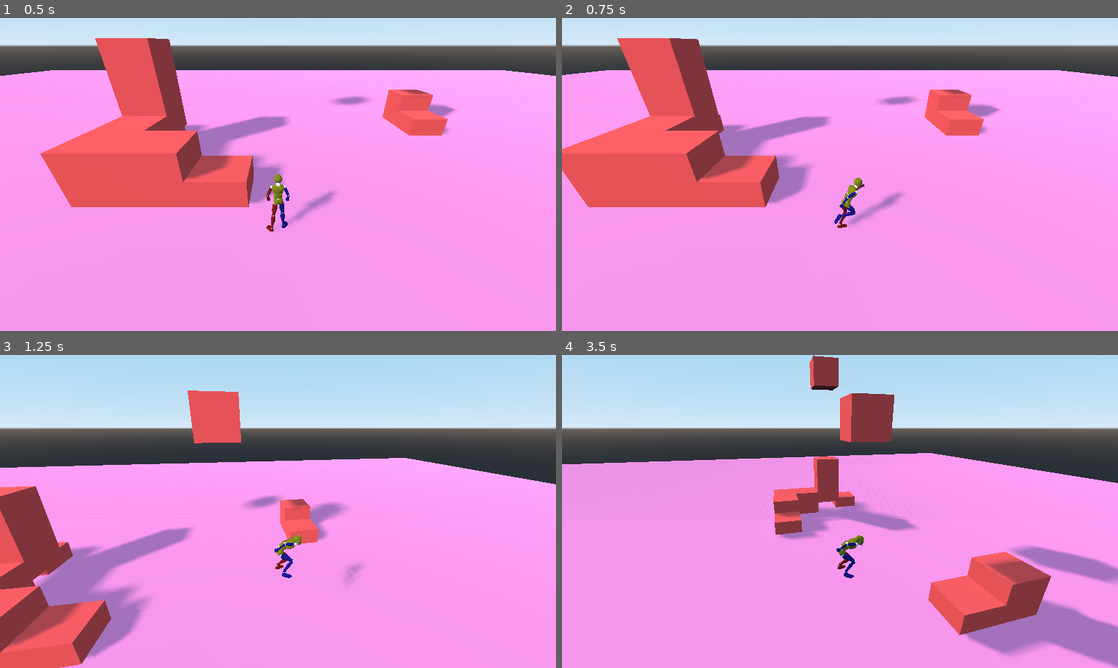
Above: before the commit, frames 1-4 (two rows, left to right).
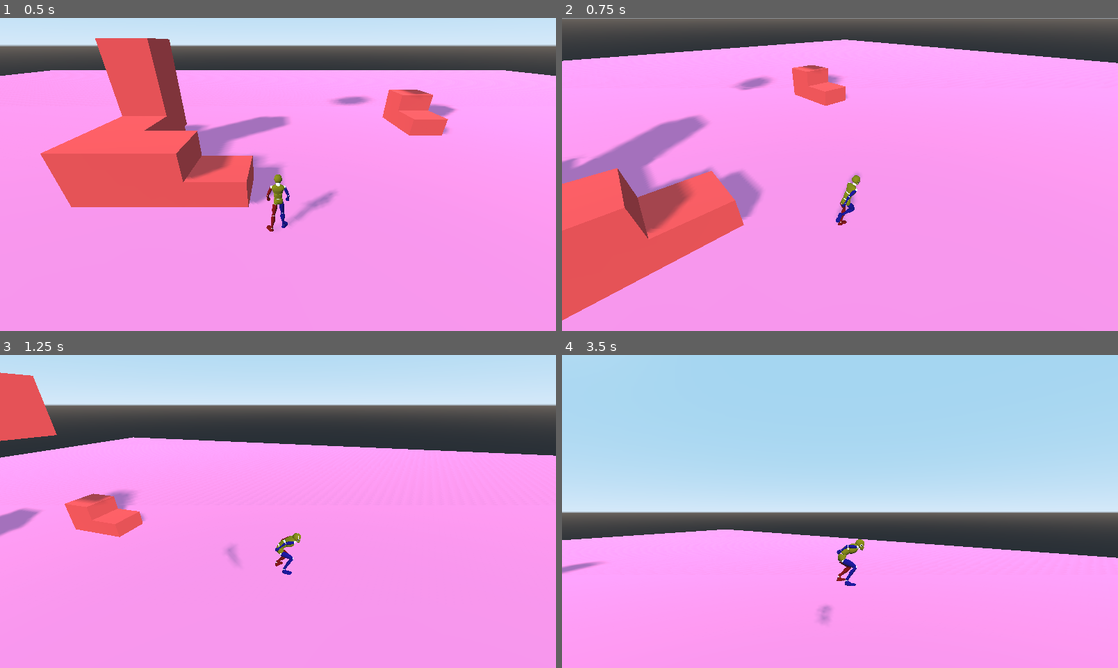
Above: after the commit, the same moments.

Repository: gdquest-demos/godot-3d-mannequin
Game: Godot game, scene res://Game.tscn
The game is run twice, just before and just after one commit, with the same random seed, the same clock (stepped at 60 frames per second) and the same inputs.
Inputs (mouse positions are in pixels of both pictures, inside the frame that each line leads up to):
- Up to frame 1 (0.5 s): no input
- Up to frame 2 (0.75 s): tap Enter at 0.5 s; move the mouse to (962, 158) at 0.52 s; hold D (move_right) from 0.53 s (still down); hold E (action) from 0.53 s (still down)
- Up to frame 3 (1.25 s): keep holding D (move_right); keep holding E (action); tap Space (jump) at 0.77 s; tap Down (look_down) at 0.8 s
- Up to frame 4 (3.5 s): move the mouse to (728, 527) at 1.27 s; release D (move_right) at 1.28 s; release E (action) at 1.28 s; hold S (move_back) 1.28-2.03 s; tap Down (look_down) at 1.35 s; tap Space (jump) at 1.52, 3.02 s; tap Left (look_left) at 1.55 s; move the mouse to (895, 442) at 2.02 s; hold Left (look_left) 2.03-2.78 s; hold D (move_right) from 2.03 s (still down); tap Right (look_right) at 2.3, 2.85 s; move the mouse to (812, 574) at 2.77 s; tap Up (look_up) at 3.05 s

Frame 1 is identical in both runs. In frame 2, 38% of the frame differs, in the area x 0-100%, y 0-97%; in frame 3, 32%; in frame 4, 54%, in the area x 0-100%, y 0-100%.
Error before the commit: Trying to assign value of type 'StateMachine.gd' to a variable of type 'State.gd'. (res://src/Player/Camera/Camera.gd:18)
Error after the commit: Trying to assign value of type 'Node' to a variable of type 'Spatial'. (res://src/Player/MoveStates/Zip.gd:4)

Commit message:
Mouse input * Added mouse input * Added relative mouse input * Added debug toggles for mouse capture and y inversion (flips runtime y inversion for all camera states) * Removed CameraAnchor script * Removed _camera variable from camera states * Removed auto rotation delay * Refactored camera input handling

Diff:
--- a/project.godot
+++ b/project.godot
@@ -115,6 +115,16 @@
 , Object(InputEventMouseButton,"resource_local_to_scene":false,"resource_name":"","device":0,"alt":false,"shift":false, …(202 unchanged characters)…
  ]
 }
+mousegrab_toggle={
+"deadzone": 0.5,
+"events": [ Object(InputEventKey,"resource_local_to_scene":false,"resource_name":"","device":0,"alt":false,"shift":false,"control":true,"meta":false,"command":true,"pressed":false,"scancode":71,"unicode":0,"echo":false,"script":null)
+ ]
+}
+y_inversion_toggle={
+"deadzone": 0.5,
+"events": [ Object(InputEventKey,"resource_local_to_scene":false,"resource_name":"","device":0,"alt":false,"shift":false,"control":true,"meta":false,"command":true,"pressed":false,"scancode":89,"unicode":0,"echo":false,"script":null)
+ ]
+}
 
 [rendering]
 
--- a/src/Player/Camera/Camera.gd
+++ /dev/null
@@ -1,115 +0,0 @@
-extends State
-
-onready var anchor: Spatial = get_parent().get_parent()
-
-export var default_fov: = 70.0
-export var rotation_speed: = Vector2(2.5, 2.5)
-export var is_y_inverted: = true
-export var backwards_deadzone := 0.3
-
-var current_fov: float = default_fov
-var offset: = Vector3(0, 0, 0)
-var _is_aiming = false
-var _current_y_inversion = is_y_inverted
-var _is_auto_rotating: = false setget _set_is_auto_rotating
-
-func physics_process(delta: float) -> void:
-	var current_position = anchor.global_transform
-	current_position.origin = owner.global_transform.origin + anchor.initial_anchor_position
-	anchor.global_transform = current_position
-	var input_direction: = get_input_direction()
-	var move_direction: = get_move_direction()
-
-	#TODO: switch to using rotational offset between camera and player to determine auto rotation behaviour
-	#var camera_relative_rotation = fmod(owner.rotation.y - anchor.rotation.y, PI)
-	#var is_moving_towards_camera: = abs(camera_relative_rotation) > PI - backwards_deadzone
-
-	var is_moving_towards_camera: = move_direction.x >= -backwards_deadzone and move_direction.x <= backwards_deadzone
-	if input_direction.length() > 0:
-		self._is_auto_rotating = false
-		if input_direction.x != 0:
-			anchor.rotation.y -= input_direction.x * rotation_speed.x * delta
-		if input_direction.y != 0:
-			var angle: = input_direction.y * rotation_speed.y * delta
-			anchor.rotation.x += angle if _current_y_inversion else angle * -1.0
-			anchor.rotation.x = clamp(anchor.rotation.x, -0.75, 1.25)
-			anchor.rotation.z = 0
-	elif not is_moving_towards_camera && !_is_aiming:
-		# TODO: Automatically reset camera vertical rotation over time
-		auto_rotate(move_direction)
-	else:
-		self._is_auto_rotating = false
-
-	# Make sure we don't end up winding
-	if anchor.rotation.y > PI:
-		anchor.rotation.y -= 2 * PI
-	elif anchor.rotation.y < -PI:
-		anchor.rotation.y += 2 * PI
-
-	if anchor.camera.fov != current_fov:
-		anchor.camera.fov = lerp(anchor.camera.fov, current_fov, 0.05)
-
-	# If there is a body between the camera and the player, move the camera closer
-	anchor.occlusion_ray.force_raycast_update()
-	if anchor.occlusion_ray.is_colliding():
-		var global_offset = anchor.camera.global_transform
-		if global_offset.origin != anchor.occlusion_ray.get_collision_point() + offset:
-			global_offset.origin = anchor.occlusion_ray.get_collision_point() + offset
-			anchor.camera.global_transform = global_offset
-	elif anchor.camera.translation != anchor.initial_position + offset:
-		anchor.camera.translation = lerp(anchor.camera.translation, anchor.initial_position + offset, 0.05)
-
-
-func enter(msg: Dictionary = {}) ->void:
-	current_fov = msg["fov"] if "fov" in msg else default_fov
-	offset = msg["offset"] if "offset" in msg else Vector3(0, 0, 0)
-	_is_aiming = msg["aiming"] if "aiming" in msg else false
-	_current_y_inversion = msg["y_inversion"] if "y_inversion" in msg else is_y_inverted
-
-
-func update_hook_target() -> void:
-	anchor.hook_ray.force_raycast_update()
-	if anchor.hook_ray.is_colliding():
-		var global_offset = anchor.hook_target.global_transform
-		if global_offset.origin != anchor.hook_ray.get_collision_point():
-			global_offset.origin = anchor.hook_ray.get_collision_point()
-			anchor.hook_target.global_transform = global_offset
-			anchor.hook_target.look_at(anchor.hook_ray.get_collision_point() - anchor.hook_ray.get_collision_normal(), global_offset.basis.y.normalized())
-		if !anchor.hook_target.visible:
-			anchor.hook_target.visible = true
-	else:
-		anchor.hook_target.visible = false
-
-
-func auto_rotate(move_direction: Vector3) -> void:
-	if not _is_auto_rotating:
-		self._is_auto_rotating = true
-	elif anchor.rotate_delay.is_stopped():
-		var offset: float = owner.rotation.y - anchor.rotation.y
-		var target_angle: float = (
-			owner.rotation.y - 2 * PI if offset > PI
-			else owner.rotation.y + 2 * PI if offset < -PI
-			else owner.rotation.y
-		)
-		anchor.rotation.y = lerp(anchor.rotation.y, target_angle, 0.015)
-
-
-static func get_input_direction() -> Vector2:
-	return Vector2(
-			Input.get_action_strength("look_right") - Input.get_action_strength("look_left"),
-			Input.get_action_strength("look_down") - Input.get_action_strength("look_up")
-		).normalized()
-
-static func get_move_direction() -> Vector3:
-	return Vector3(
-			Input.get_action_strength("move_right") - Input.get_action_strength("move_left"),
-			0,
-			Input.get_action_strength("move_back") - Input.get_action_strength("move_front")
-		)
-
-func _set_is_auto_rotating(value: bool) -> void:
-	_is_auto_rotating = value
-	if _is_auto_rotating:
-		anchor.rotate_delay.start()
-	else:
-		anchor.rotate_delay.stop()
--- a/src/Player/Camera/CameraAnchor.gd
+++ /dev/null
@@ -1,16 +0,0 @@
-extends Spatial
-
-
-onready var camera: Camera = $Camera
-onready var initial_position: = camera.translation
-onready var initial_anchor_position: = translation
-
-onready var rotate_delay: Timer = $RotateDelay
-onready var occlusion_ray: RayCast = $OcclusionRay
-onready var hook_ray: RayCast = $HookRay
-onready var hook_target: Sprite3D = $HookTarget
-
-
-func _ready() -> void:
-	set_as_toplevel(true)
-	occlusion_ray.set_cast_to(initial_position)
--- a/src/Player/Camera/AimFP.gd
+++ b/src/Player/CameraStates/AimFP.gd
@@ -1,7 +1,5 @@
 extends State
 
-
-onready var _camera: Spatial = owner.get_node("CameraAnchor")
 
 export var rotation_speed: = Vector2(1.0, 1.0)
 export var is_y_inverted: = true
@@ -11,7 +9,9 @@
 		_state_machine.transition_to("Camera/Default")
 	elif event.is_action_pressed("action"):
 		_state_machine.transition_to("Camera/Default")
-		owner.get_node("StateMachine").transition_to("Move/Zip", { zip_target = _camera.hook_ray.get_collision_point() if _camera.hook_ray.is_colliding() else owner.get_global_transform().origin })
+		owner.get_node("StateMachine").transition_to("Move/Zip", { zip_target = _parent.hook_ray.get_collision_point() if _parent.hook_ray.is_colliding() else owner.get_global_transform().origin })
+	else:
+		_parent.unhandled_input(event)
 
 
 func physics_process(delta: float) -> void:
@@ -19,13 +19,13 @@
 	_parent.update_hook_target()
 
 func enter(msg: Dictionary = {}) -> void:
-	msg["offset"] = - _parent.anchor.initial_position - Vector3(0.0, 0, 0.5)
+	msg["offset"] = - _parent.initial_position - Vector3(0.0, 0, 0.5)
 	msg["aiming"] = true
 	msg["y_invert"] = is_y_inverted
-	_parent.anchor.occlusion_ray.set_cast_to(Vector3(0, 0, 0))
+	_parent.occlusion_ray.set_cast_to(Vector3(0, 0, 0))
 	_parent.enter(msg)
 
 func exit() -> void:
-	_camera.hook_target.visible = false
-	_parent.anchor.occlusion_ray.set_cast_to(_parent.anchor.initial_position)
+	_parent.hook_target.visible = false
+	_parent.occlusion_ray.set_cast_to(_parent.initial_position)
 	_parent.exit()
--- a/src/Player/Camera/AimTP.gd
+++ b/src/Player/CameraStates/AimTP.gd
@@ -1,7 +1,5 @@
 extends State
 
-
-onready var _camera: Spatial = owner.get_node("CameraAnchor")
 
 export var fov: = 40.0
 export var rotation_speed: = Vector2(1.0, 1.0)
@@ -15,7 +13,9 @@
 		_state_machine.transition_to("Camera/Default")
 	elif event.is_action_pressed("action"):
 		_state_machine.transition_to("Camera/Default")
-		owner.get_node("StateMachine").transition_to("Move/Zip", { zip_target = _camera.hook_ray.get_collision_point() if _camera.hook_ray.is_colliding() else owner.get_global_transform().origin })
+		owner.get_node("StateMachine").transition_to("Move/Zip", { zip_target = _parent.hook_ray.get_collision_point() if _parent.hook_ray.is_colliding() else owner.get_global_transform().origin })
+	else:
+		_parent.unhandled_input(event)
 
 
 func physics_process(delta: float) -> void:
@@ -32,5 +32,5 @@
 	_parent.enter(msg)
 
 func exit() -> void:
-	_camera.hook_target.visible = false
+	_parent.hook_target.visible = false
 	_parent.exit()
--- /dev/null
+++ b/src/Player/CameraStates/Camera.gd
@@ -0,0 +1,144 @@
+extends State
+
+
+onready var anchor: Spatial = get_parent().get_parent()
+
+
+onready var camera: Camera = anchor.get_node("Camera")
+onready var initial_position: = camera.translation
+onready var initial_anchor_position: = anchor.translation
+
+onready var occlusion_ray: RayCast = anchor.get_node("OcclusionRay")
+onready var hook_ray: RayCast = anchor.get_node("HookRay")
+onready var hook_target: Sprite3D = anchor.get_node("HookTarget")
+
+export var default_fov: = 70.0
+export var is_y_inverted: = true
+export var backwards_deadzone := 0.3
+export var gamepad_sensivity: = Vector2(2.5, 2.5)
+export var mouse_sensitivity := Vector2(0.1, 0.1)
+
+var _relative_input: = Vector2(0, 0)
+var _current_fov: float = default_fov
+var _offset: = Vector3(0, 0, 0)
+var _is_aiming: = false
+var _current_y_inversion: = is_y_inverted
+
+
+func _ready():
+	anchor.set_as_toplevel(true)
+	occlusion_ray.set_cast_to(initial_position)
+	Input.set_mouse_mode(Input.MOUSE_MODE_CAPTURED)
+
+
+func physics_process(delta: float) -> void:
+	var current_position = anchor.global_transform
+	current_position.origin = owner.global_transform.origin + initial_anchor_position
+	anchor.global_transform = current_position
+	var absolute_input: = get_input_direction()
+	var move_direction: = get_move_direction()
+
+	if _relative_input.length() > 0:
+		process_camera_input(_relative_input * mouse_sensitivity * delta)
+		_relative_input = Vector2(0, 0)
+	if absolute_input.length() > 0:
+		process_camera_input(absolute_input * gamepad_sensivity * delta)
+
+	#TODO: switch to using rotational offset between camera and player to determine auto rotation behaviour, and don't rotate while character is turning to face input direction
+	#var camera_relative_rotation = fmod(owner.rotation.y - anchor.rotation.y, PI)
+	#var is_moving_towards_camera: = abs(camera_relative_rotation) > PI - backwards_deadzone
+
+	var is_moving_towards_camera: = move_direction.x >= -backwards_deadzone and move_direction.x <= backwards_deadzone
+	if !is_moving_towards_camera && !_is_aiming:
+		auto_rotate(move_direction)
+
+	# Make sure we don't end up winding
+	if anchor.rotation.y > PI:
+		anchor.rotation.y -= 2 * PI
+	elif anchor.rotation.y < -PI:
+		anchor.rotation.y += 2 * PI
+
+	if camera.fov != _current_fov:
+		camera.fov = lerp(camera.fov, _current_fov, 0.05)
+
+	# If there is a body between the camera and the player, move the camera closer
+	occlusion_ray.force_raycast_update()
+	if occlusion_ray.is_colliding():
+		var global_offset = camera.global_transform
+		if global_offset.origin != occlusion_ray.get_collision_point() + _offset:
+			global_offset.origin = occlusion_ray.get_collision_point() + _offset
+			camera.global_transform = global_offset
+	elif camera.translation != initial_position + _offset:
+		camera.translation = lerp(camera.translation, initial_position + _offset, 0.05)
+
+
+func enter(msg: Dictionary = {}) ->void:
+	_current_fov = msg["fov"] if "fov" in msg else default_fov
+	_offset = msg["offset"] if "offset" in msg else Vector3(0, 0, 0)
+	_is_aiming = msg["aiming"] if "aiming" in msg else false
+	_current_y_inversion = msg["y_inversion"] if "y_inversion" in msg else is_y_inverted
+
+
+func update_hook_target() -> void:
+	hook_ray.force_raycast_update()
+	if hook_ray.is_colliding():
+		var global_offset = hook_target.global_transform
+		if global_offset.origin != hook_ray.get_collision_point():
+			global_offset.origin = hook_ray.get_collision_point()
+			hook_target.global_transform = global_offset
+			hook_target.look_at(hook_ray.get_collision_point() - hook_ray.get_collision_normal(), global_offset.basis.y.normalized())
+		if !hook_target.visible:
+			hook_target.visible = true
+	else:
+		hook_target.visible = false
+
+
+func auto_rotate(move_direction: Vector3) -> void:
+	var offset: float = owner.rotation.y - anchor.rotation.y
+	var target_angle: float = (
+		owner.rotation.y - 2 * PI if offset > PI
+		else owner.rotation.y + 2 * PI if offset < -PI
+		else owner.rotation.y
+	)
+	anchor.rotation.y = lerp(anchor.rotation.y, target_angle, 0.015)
+
+
+func unhandled_input(event: InputEvent) -> void:
+	if event.is_action_pressed("mousegrab_toggle"):
+		if Input.get_mouse_mode() == Input.MOUSE_MODE_CAPTURED:
+			Input.set_mouse_mode(Input.MOUSE_MODE_VISIBLE)
+		else:
+			Input.set_mouse_mode(Input.MOUSE_MODE_CAPTURED)
+	elif event.is_action_pressed("y_inversion_toggle"):
+		is_y_inverted = !is_y_inverted
+		_current_y_inversion = !_current_y_inversion
+		$Aim_FP.is_y_inverted = !$Aim_FP.is_y_inverted
+		$Aim_TP.is_y_inverted = !$Aim_TP.is_y_inverted
+	elif event is InputEventMouseMotion:
+		if Input.get_mouse_mode() == Input.MOUSE_MODE_CAPTURED:
+			_relative_input += event.get_relative()
+
+
+func process_camera_input(input: Vector2) -> void:
+	if input.x != 0:
+		anchor.rotation.y -= input.x
+	if input.y != 0:
+		var angle: = input.y
+		anchor.rotation.x -= angle * -1.0 if _current_y_inversion else angle
+		anchor.rotation.x = clamp(anchor.rotation.x, -0.75, 1.25)
+		anchor.rotation.z = 0
+
+
+static func get_input_direction() -> Vector2:
+	return Vector2(
+			Input.get_action_strength("look_right") - Input.get_action_strength("look_left"),
+			Input.get_action_strength("look_down") - Input.get_action_strength("look_up")
+		).normalized()
+
+
+static func get_move_direction() -> Vector3:
+	return Vector3(
+			Input.get_action_strength("move_right") - Input.get_action_strength("move_left"),
+			0,
+			Input.get_action_strength("move_back") - Input.get_action_strength("move_front")
+		)
--- a/src/Player/Camera/CameraDefault.gd
+++ b/src/Player/CameraStates/CameraDefault.gd
@@ -3,6 +3,8 @@
 func unhandled_input(event: InputEvent) -> void:
 	if event.is_action_pressed("aim_toggle"):
 		_state_machine.transition_to("Camera/Aim_TP")
+	else:
+		_parent.unhandled_input(event)
 
 func physics_process(delta: float) -> void:
 	_parent.physics_process(delta)
--- a/src/Player/States/Zip.gd
+++ b/src/Player/MoveStates/Zip.gd
@@ -1,7 +1,7 @@
 extends State
 
 
-onready var _camera: Spatial = owner.get_node("CameraAnchor")
+onready var _camera: Spatial = owner.get_node("CameraAnchor/StateMachine/Camera")
 
 var zip_speed:= 10.0
 var zip_target: Vector3 = Vector3(0, 0, 0)
--- a/src/Player/Player.tscn
+++ b/src/Player/Player.tscn
@@ -1,20 +1,19 @@
-[gd_scene load_steps=17 format=2]
+[gd_scene load_steps=16 format=2]
 
 [ext_resource path="res://src/Player/Player.gd" type="Script" id=1]
-[ext_resource path="res://src/Player/Camera/CameraAnchor.gd" type="Script" id=2]
-[ext_resource path="res://assets/2d/reticle.png" type="Texture" id=3]
-[ext_resource path="res://src/Main/StateMachine/StateMachine.gd" type="Script" id=4]
-[ext_resource path="res://src/Player/Camera/Camera.gd" type="Script" id=5]
-[ext_resource path="res://src/Player/Camera/CameraDefault.gd" type="Script" id=6]
-[ext_resource path="res://src/Player/Camera/AimFP.gd" type="Script" id=7]
-[ext_resource path="res://src/Player/Camera/AimTP.gd" type="Script" id=8]
-[ext_resource path="res://src/Player/PlayerMesh.tscn" type="PackedScene" id=9]
-[ext_resource path="res://src/Player/States/Move.gd" type="Script" id=10]
-[ext_resource path="res://src/Player/States/Idle.gd" type="Script" id=11]
-[ext_resource path="res://src/Player/States/Air.gd" type="Script" id=12]
-[ext_resource path="res://src/Player/States/Run.gd" type="Script" id=13]
-[ext_resource path="res://src/Player/States/Zip.gd" type="Script" id=14]
-[ext_resource path="res://src/Player/States/Hang.gd" type="Script" id=15]
+[ext_resource path="res://assets/2d/reticle.png" type="Texture" id=2]
+[ext_resource path="res://src/Main/StateMachine/StateMachine.gd" type="Script" id=3]
+[ext_resource path="res://src/Player/CameraStates/Camera.gd" type="Script" id=4]
+[ext_resource path="res://src/Player/CameraStates/CameraDefault.gd" type="Script" id=5]
+[ext_resource path="res://src/Player/CameraStates/AimFP.gd" type="Script" id=6]
+[ext_resource path="res://src/Player/CameraStates/AimTP.gd" type="Script" id=7]
+[ext_resource path="res://src/Player/PlayerMesh.tscn" type="PackedScene" id=8]
+[ext_resource path="res://src/Player/MoveStates/Move.gd" type="Script" id=9]
+[ext_resource path="res://src/Player/MoveStates/Idle.gd" type="Script" id=10]
+[ext_resource path="res://src/Player/MoveStates/Air.gd" type="Script" id=11]
+[ext_resource path="res://src/Player/MoveStates/Run.gd" type="Script" id=12]
+[ext_resource path="res://src/Player/MoveStates/Zip.gd" type="Script" id=13]
+[ext_resource path="res://src/Player/MoveStates/Hang.gd" type="Script" id=14]
 
 [sub_resource type="CapsuleShape" id=1]
 radius = 0.25
@@ -25,15 +24,10 @@
 
 [node name="CameraAnchor" type="Spatial" parent="."]
 transform = Transform( 1, 0, 0, 0, 1, 0, 0, 0, 1, 0, 1.7, 0 )
-script = ExtResource( 2 )
 
 [node name="Camera" type="Camera" parent="CameraAnchor"]
 transform = Transform( 1, 0, 0, 0, 0.866025, 0.5, 0, -0.5, 0.866025, 0, 3, 5 )
 current = true
-
-[node name="RotateDelay" type="Timer" parent="CameraAnchor"]
-wait_time = 0.25
-one_shot = true
 
 [node name="OcclusionRay" type="RayCast" parent="CameraAnchor"]
 
@@ -44,25 +38,25 @@
 [node name="HookTarget" type="Sprite3D" parent="CameraAnchor"]
 visible = false
 pixel_size = 0.001
-texture = ExtResource( 3 )
+texture = ExtResource( 2 )
 
 [node name="StateMachine" type="Node" parent="CameraAnchor"]
-script = ExtResource( 4 )
+script = ExtResource( 3 )
 initial_state = NodePath("Camera/Default")
 
 [node name="Camera" type="Node" parent="CameraAnchor/StateMachine"]
+script = ExtResource( 4 )
+
+[node name="Default" type="Node" parent="CameraAnchor/StateMachine/Camera"]
 script = ExtResource( 5 )
 
-[node name="Default" type="Node" parent="CameraAnchor/StateMachine/Camera"]
+[node name="Aim_FP" type="Node" parent="CameraAnchor/StateMachine/Camera"]
 script = ExtResource( 6 )
 
-[node name="Aim_FP" type="Node" parent="CameraAnchor/StateMachine/Camera"]
+[node name="Aim_TP" type="Node" parent="CameraAnchor/StateMachine/Camera"]
 script = ExtResource( 7 )
 
-[node name="Aim_TP" type="Node" parent="CameraAnchor/StateMachine/Camera"]
-script = ExtResource( 8 )
-
-[node name="PlayerMesh" parent="." instance=ExtResource( 9 )]
+[node name="PlayerMesh" parent="." instance=ExtResource( 8 )]
 transform = Transform( -1, 0, -1.50996e-07, 0, 1, 0, 1.50996e-07, 0, -1, 0, 0, 0 )
 
 [node name="CollisionShape" type="CollisionShape" parent="."]
@@ -70,32 +64,32 @@
 shape = SubResource( 1 )
 
 [node name="StateMachine" type="Node" parent="."]
-script = ExtResource( 4 )
+script = ExtResource( 3 )
 initial_state = NodePath("Move/Idle")
 
 [node name="Move" type="Node" parent="StateMachine"]
-script = ExtResource( 10 )
+script = ExtResource( 9 )
 
 [node name="Idle" type="Node" parent="StateMachine/Move"]
-script = ExtResource( 11 )
+script = ExtResource( 10 )
 
 [node name="JumpDelay" type="Timer" parent="StateMachine/Move/Idle"]
 wait_time = 0.1
 one_shot = true
 
 [node name="Air" type="Node" parent="StateMachine/Move"]
-script = ExtResource( 12 )
+script = ExtResource( 11 )
 
 [node name="JumpDelay" type="Timer" parent="StateMachine/Move/Air"]
 wait_time = 0.1
 one_shot = true
 
 [node name="Run" type="Node" parent="StateMachine/Move"]
+script = ExtResource( 12 )
+
+[node name="Zip" type="Node" parent="StateMachine/Move"]
 script = ExtResource( 13 )
 
-[node name="Zip" type="Node" parent="StateMachine/Move"]
+[node name="Hang" type="Node" parent="StateMachine/Move"]
 script = ExtResource( 14 )
-
-[node name="Hang" type="Node" parent="StateMachine/Move"]
-script = ExtResource( 15 )
 [connection signal="transitioned" from="StateMachine" to="PlayerMesh" method="_on_StateMachine_transitioned"]
Renamed: src/Player/States/Air.gd -> src/Player/MoveStates/Air.gd
Renamed: src/Player/States/Hang.gd -> src/Player/MoveStates/Hang.gd
Renamed: src/Player/States/Idle.gd -> src/Player/MoveStates/Idle.gd
Renamed: src/Player/States/Move.gd -> src/Player/MoveStates/Move.gd
Renamed: src/Player/States/Run.gd -> src/Player/MoveStates/Run.gd
Not shown, removed: src/Player/States/.#Idle.gd
